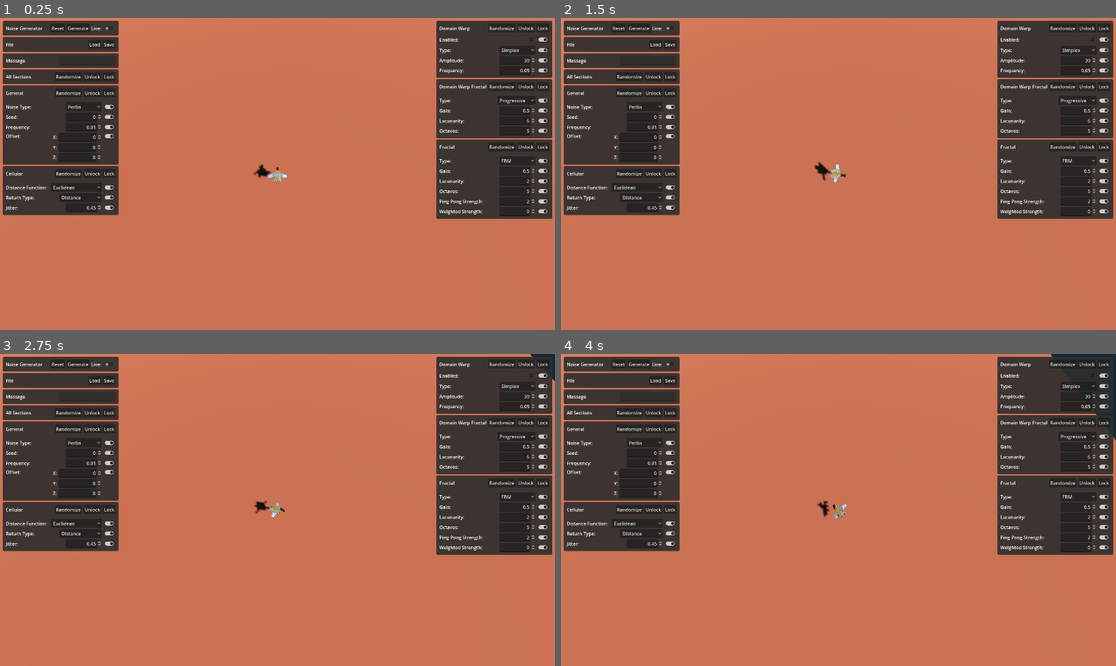
Above: before the commit, frames 1-4 (two rows, left to right).
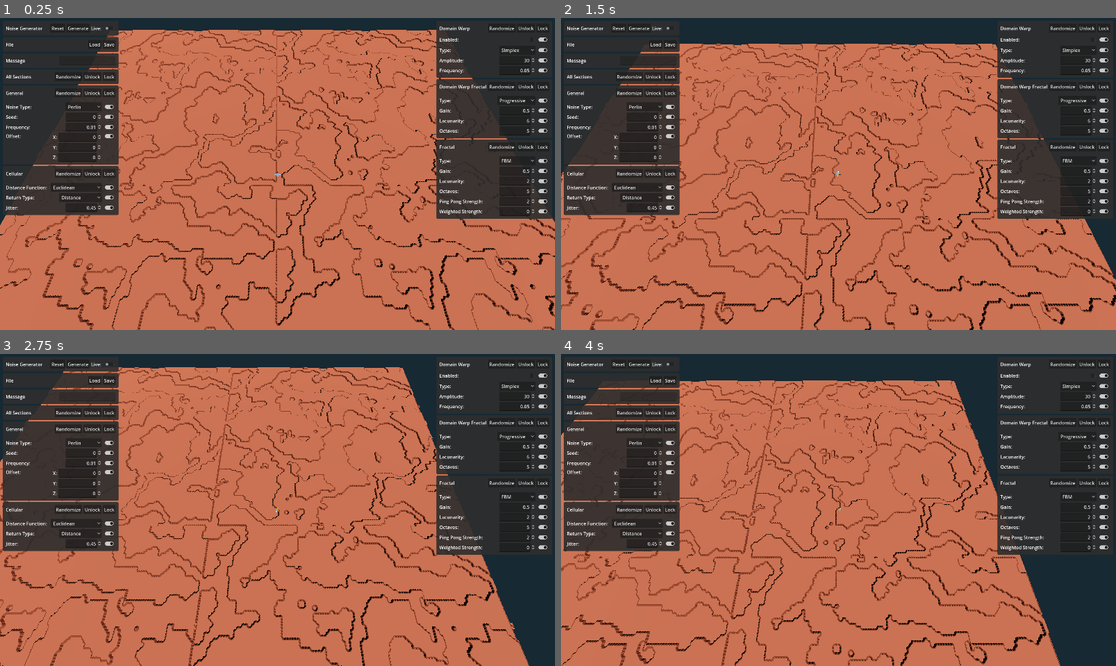
Above: after the commit, the same moments.

Repository: joshuajenner/project-speed
Game: Godot game, scene res://levels/base_level.tscn
Same seed, same stepped clock (60 frames per second), same inputs: the game is played once before the commit and once after it.
Inputs (mouse positions are in pixels of both pictures, inside the frame that each line leads up to):
- Up to frame 1 (0.25 s): no input
- Up to frame 2 (1.5 s): move the mouse to (960, 158) at 0.52 s; hold D (move_right) 0.53-1.28 s; move the mouse to (727, 189) at 1.27 s; hold S (move_down) from 1.28 s (still down)
- Up to frame 3 (2.75 s): move the mouse to (333, 441) at 2.02 s; release S (move_down) at 2.03 s; hold D (move_right) from 2.03 s (still down)
- Up to frame 4 (4 s): move the mouse to (810, 572) at 2.77 s; release D (move_right) at 2.78 s; hold W (move_up) 2.78-3.53 s; move the mouse to (1005, 556) at 3.52 s; hold A (move_left) from 3.53 s (still down)

The runs differ from the first frame. In frame 1, 11% of the frame differs, in the area x 0-100%, y 0-100%; in frame 2, 14%; in frame 3, 15%; in frame 4, 19%.

Commit message:
added noise to chunks

Diff:
--- /dev/null
+++ b/noise/cellular_1.tres
@@ -0,0 +1,27 @@
+[gd_resource type="Resource" script_class="NoiseResource" load_steps=2 format=3]
+
+[ext_resource type="Script" path="res://noise_generator/noise_resource.gd" id="1_15xkf"]
+
+[resource]
+script = ExtResource("1_15xkf")
+cellular_distance_function = 0
+cellular_jitter = 0.45
+cellular_return_type = 1
+domain_warp_amplitude = 30.0
+domain_warp_enabled = false
+domain_warp_fractal_gain = 0.5
+domain_warp_fractal_lacunarity = 6.0
+domain_warp_fractal_octaves = 5
+domain_warp_fractal_type = 1
+domain_warp_frequency = 0.05
+domain_warp_type = 0
+fractal_gain = 0.5
+fractal_lacunarity = 2.0
+fractal_octaves = 5.0
+fractal_ping_pong_strength = 2.0
+fractal_type = 1
+fractal_weighted_strength = 0.0
+frequency = 0.02
+noise_type = 0
+offset = Vector3(0, 0, 0)
+seed = 0
--- a/players/base_player.tscn
+++ b/players/base_player.tscn
@@ -30,7 +30,7 @@
 transform = Transform3D(-1, -7.9232e-08, 3.69465e-08, 0, 0.422618, 0.906308, -8.74228e-08, 0.906308, -0.422618, 0, 0, 0)
 
 [node name="Camera" type="Camera3D" parent="CameraPivot"]
-transform = Transform3D(1, 0, 0, 0, 1, 0, 0, 0, 1, 0, 0, 30)
+transform = Transform3D(1, 0, 0, 0, 1, 0, 0, 0, 1, 0, 0, 100)
 size = 40.0
 
 [node name="DebugParent" type="Node3D" parent="."]
--- a/test/generated_gridmap.gd
+++ b/test/generated_gridmap.gd
@@ -4,12 +4,15 @@
 @onready var tile_map: TileMap = %TileMap
 @onready var grid_map: GridMap = $GridMap
 
-var chunk_size: int = 100
+var noise_resource: NoiseResource = load("res://noise/cellular_1.tres")
+var noise: FastNoiseLite = noise_resource.create_noise()
+
+var chunk_size: int = 128
 var chunk_center: int = chunk_size / 2
 var chunk_current_coord := Vector2i(chunk_center, chunk_center)
-var loaded_chunks: Array[Vector2i] = [chunk_current_coord]
+var loaded_chunks: Array[Vector2i] = []
 var chunks_to_load: Array[Vector2i] = []
-var minimum_distance_to_load_chunk: float = 100.0
+var minimum_distance_to_load_chunk: float = 128.0
 
 
 var mapped_cells_0: Array[Array] = []
@@ -24,7 +27,9 @@
 func _physics_process(delta):
 	update_current_chunk_position()
 	check_for_chunks_to_load()
+	print(chunks_to_load.size())
 	load_chunks()
+	print(loaded_chunks.size())
 #	print(Player.current_position)
 
 
@@ -67,8 +72,13 @@
 
 func load_chunks() -> void:
 	if chunks_to_load.size() > 0:
-		build_chunk(chunks_to_load[0])
-		chunks_to_load.pop_front()
+		if not loaded_chunks.has(chunks_to_load[0]):
+			init_cells_arrays()
+			generate_tilemap(noise, chunks_to_load[0])
+			solve_tilemap()
+			map_tilemap_to_gridmap(chunks_to_load[0])
+	#		build_chunk(chunks_to_load[0])
+			chunks_to_load.pop_front()
 
 
 func build_chunk(middle_coords: Vector2i) -> void:
@@ -90,12 +100,12 @@
 
 func _on_noise_generator_noise_generated(noise: FastNoiseLite):
 	init_cells_arrays()
-	generate_tilemap(noise)
+	generate_tilemap(noise, Vector2i(chunk_center, chunk_center))
 	solve_tilemap()
-	map_tilemap_to_gridmap()
+	map_tilemap_to_gridmap(Vector2i(chunk_center, chunk_center))
 
 
-func generate_tilemap(noise: FastNoiseLite) -> void:
+func generate_tilemap(noise: FastNoiseLite, chunk_coords) -> void:
 	for x in range(0, chunk_size):
 		for y in range(0, chunk_size):
 			var noise_level = (noise.get_noise_2d(x, y) + 1) / 2
@@ -153,10 +163,11 @@
 	return index
 
 
-func map_tilemap_to_gridmap() -> void:
-	grid_map.clear()
+func map_tilemap_to_gridmap(chunk_coord: Vector2i) -> void:
+#	grid_map.clear()
 	for x in range(0, chunk_size):
 		for y in range(0, chunk_size):
-			grid_map.set_cell_item(Vector3i(x, 0, y), 0, 0)
-			grid_map.set_cell_item(Vector3i(x, 1, y), mapped_cells_0[x][y], 0)
-			grid_map.set_cell_item(Vector3i(x, 2, y), mapped_cells_1[x][y], 0)
+			grid_map.set_cell_item(Vector3i(chunk_coord.x - chunk_center + x, 0, chunk_coord.y - chunk_center + y), 0, 0)
+			grid_map.set_cell_item(Vector3i(chunk_coord.x - chunk_center + x, 1, chunk_coord.y - chunk_center + y), mapped_cells_0[x][y], 0)
+			grid_map.set_cell_item(Vector3i(chunk_coord.x - chunk_center + x, 2, chunk_coord.y - chunk_center + y), mapped_cells_1[x][y], 0)
+	loaded_chunks.push_back(chunk_coord)
